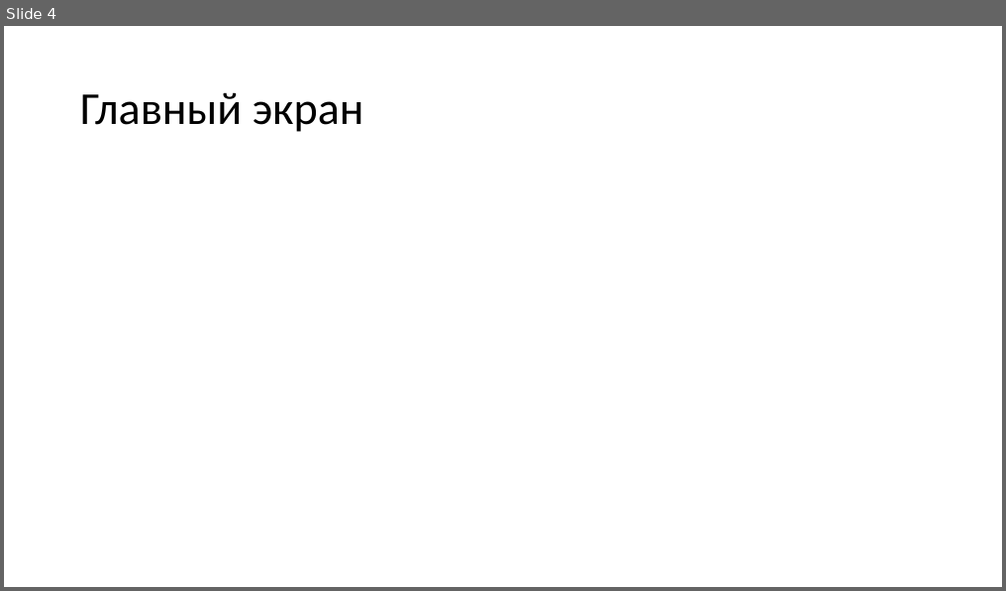
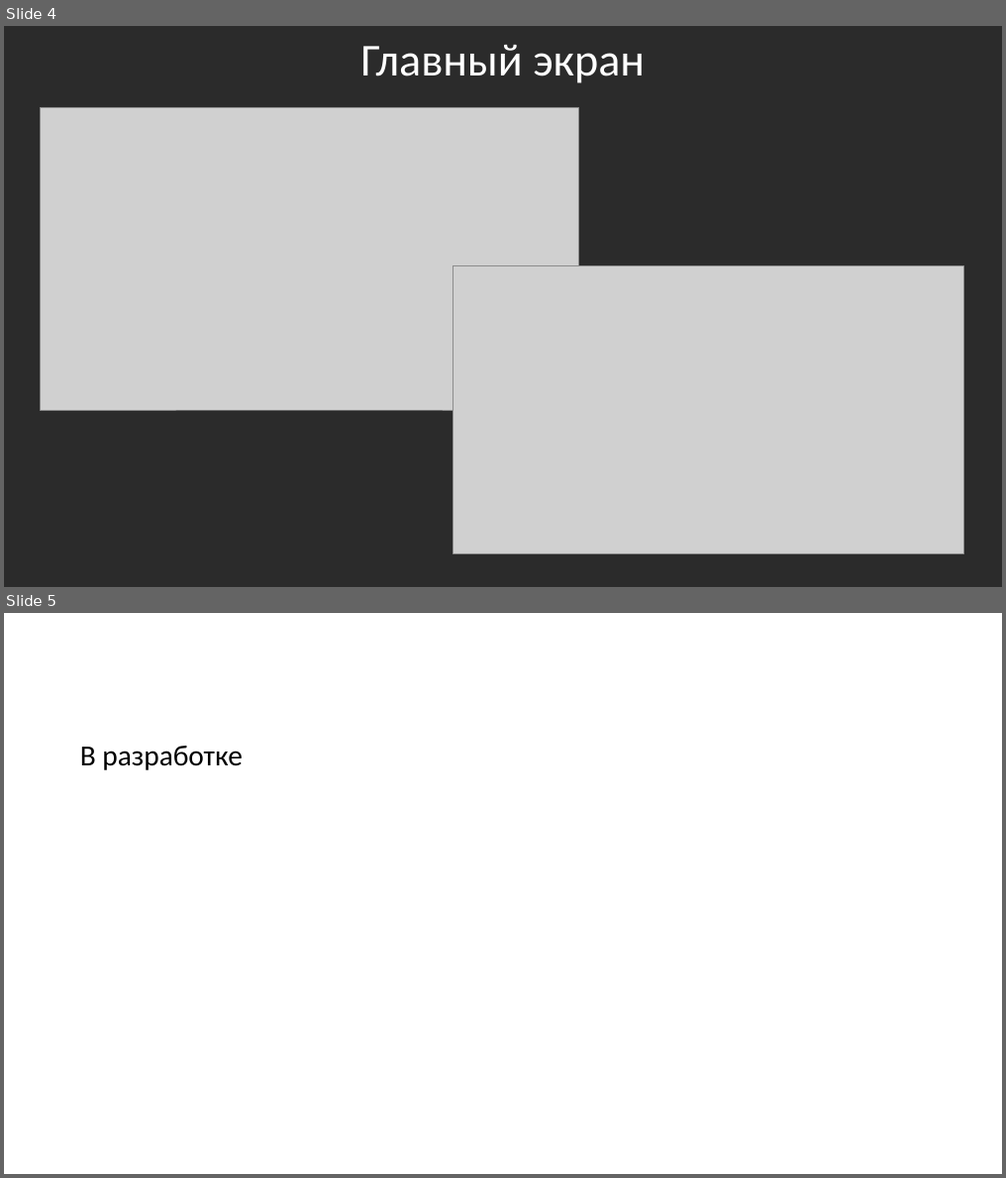
Before and after one commit to v1rus41l/onlinestore-project, a slide deck: about/presentation.pptx. Shown one above the other, each under a label of ours: slide 4 before the commit, slides 4 and 5 after it. The pictures are 1006x591 and 1006x1178 pixels, drawn with LibreOffice and Linux fonts; fonts in the diff are those of the drawing; grey boxes stand for pictures; background and template pictures are left out; a plain dark background stands for a picture behind light text. Boxes give left, top, right and bottom in pixels: in the first picture for what was removed or moved away, otherwise in the second. Text is boxed around its words. In the diff, an @@ line names an element or a change of style, - is before the commit and + after.

```diff
--- a/about/presentation.pptx
+++ b/about/presentation.pptx
@@ slide 5 added at (x1=4, y1=613, x2=1002, y2=1174), background picture (left out) @@
@@ title added at (x1=73, y1=613, x2=934, y2=695), 44 pt, text #FFFFFF @@
+Профиль
@@ text added at (x1=80, y1=746, x2=243, y2=770), 28 pt, text #000000 @@
+В разработке
@@ slide 4 changed as well @@
@@ background #FFFFFF to picture (left out) @@
@@ title "Главный экран" moved from (x1=80, y1=92, x2=364, y2=132) to (x1=360, y1=45, x2=645, y2=83) @@
@@ title "Главный экран" at (x1=360, y1=45, x2=645, y2=83): text colour #000000 to #FFFFFF; alignment left to centre @@
@@ picture added at (x1=40, y1=107, x2=578, y2=411) @@
@@ picture added at (x1=453, y1=267, x2=964, y2=554) @@
```
Also in this commit, not shown: 5 other slides changed, 3 other slides added, 4 slides removed, 18 other files.
